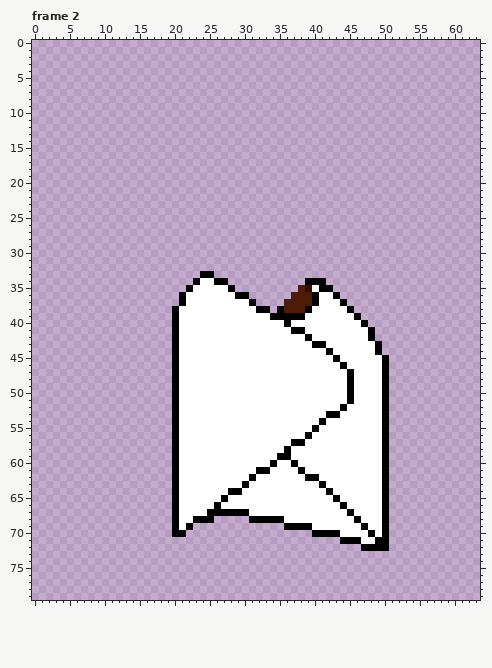
Two states of a pixel-art file, TerraGuardian Sprites/Outfits and Skins/Vladimir/bear_blanket_outfit.aseprite. The first picture shows the starting point.
64x80 pixels, 28 frames. Shown: frame 2. The commit also changed other frames, which this record leaves out.
And afterwards:
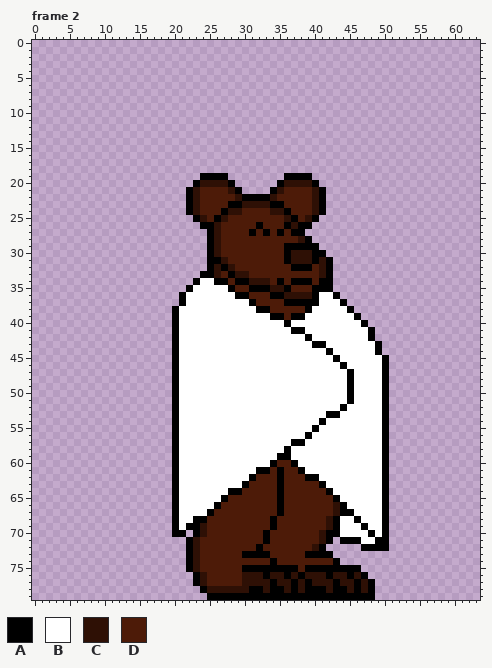
Palette (. is transparent): A #000000  B #ffffff  C #2e1005  D #4d1b08
Diff:
layer "Body" now shown
Changed rows in their new state; - is an unchanged pixel.
Frame 2, layer "Body":
first column x 22:
19 --AAAA--------AAAA---
20 -ACCCCA------ACCCCA--
21 ACDDDDCA----ACDDDDCA-
22 ACDDDDDCAAAACDDDDDCA-
23 ACDDDDAACCCCAADDDDCA-
24 ACDDDACCDDDDCCADDDCA-
25 -ACDACDDDDDDDDCADCA--
26 --AACDDDDDADDDACAA---
27 ---ACDDDDADADADAA----
28 ---ACDDDDDDDDDDDCA---
29 ---ACDDDDDDDDDAAAAA--
30 ---ACDDDDDDDDDACCCAA-
31 ---AACDDDDDDDDACCCACA
32 ---ACACDDDDDDDDAAADCA
33 ----CDACCDDDDDDDDDDCA
34 ------DAACCCDADAA-D-A
35 -------DDAAACCAD-DA--
36 ---------DDDAACCCC---
37 ----------DDDDAAAA---
38 ------------DD-------
39 --------------D------
first column x 22:
60 -------------DD------------
61 ------------DADD-----------
62 ----------DDDADDD----------
63 ---------DDDDADDDDD--------
64 --------DDDDDADDDDDD-------
65 ------DDDDDDDADDDDDDD------
66 -----DDDDDDDDADDDDDDDC-----
67 ----DDDDDDDDDADDDDDDDCA----
68 ---DDDDDDDDD-DDDDDDDCA-----
69 -ACDDDDDDDDDADDDDDDDCA-----
70 -ACDDDDDDDDADDDDDDDC-------
71 ACDDDDDDDDDADDDDDDDCA------
72 ACDDDDDDDDADDDDDDDCA-------
73 ACDDDDDDAAAADDDDDAAAA------
74 ACDDDDDDDDDDADDDDDDDDA-----
75 ACDDDDDDAAAAAAAADAAAAAAAA--
76 -ACDDDDDCCCACCACACCCACCACA-
77 -ACDDDDDCCCCACCACACCCACCACA
78 --ACCCCCCAACAACACAAACAACACA
79 ---AAAAAAAAAAAAAAAAAAAAAAAA
Changed places in both pictures, as pixel boxes (x1, y1, x2, y2):
changed: (186, 173, 333, 320)
changed: (186, 460, 375, 600)
